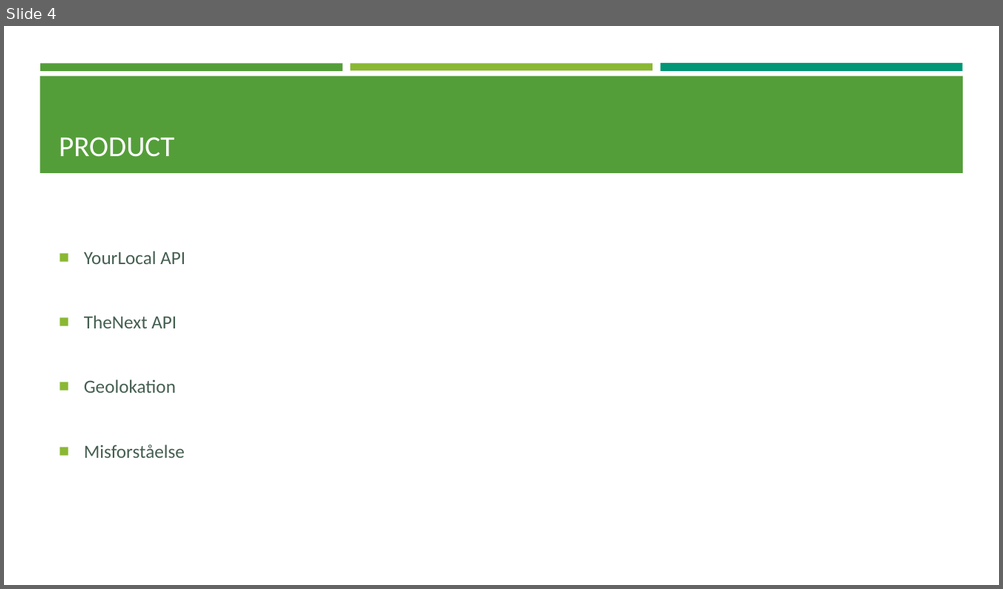
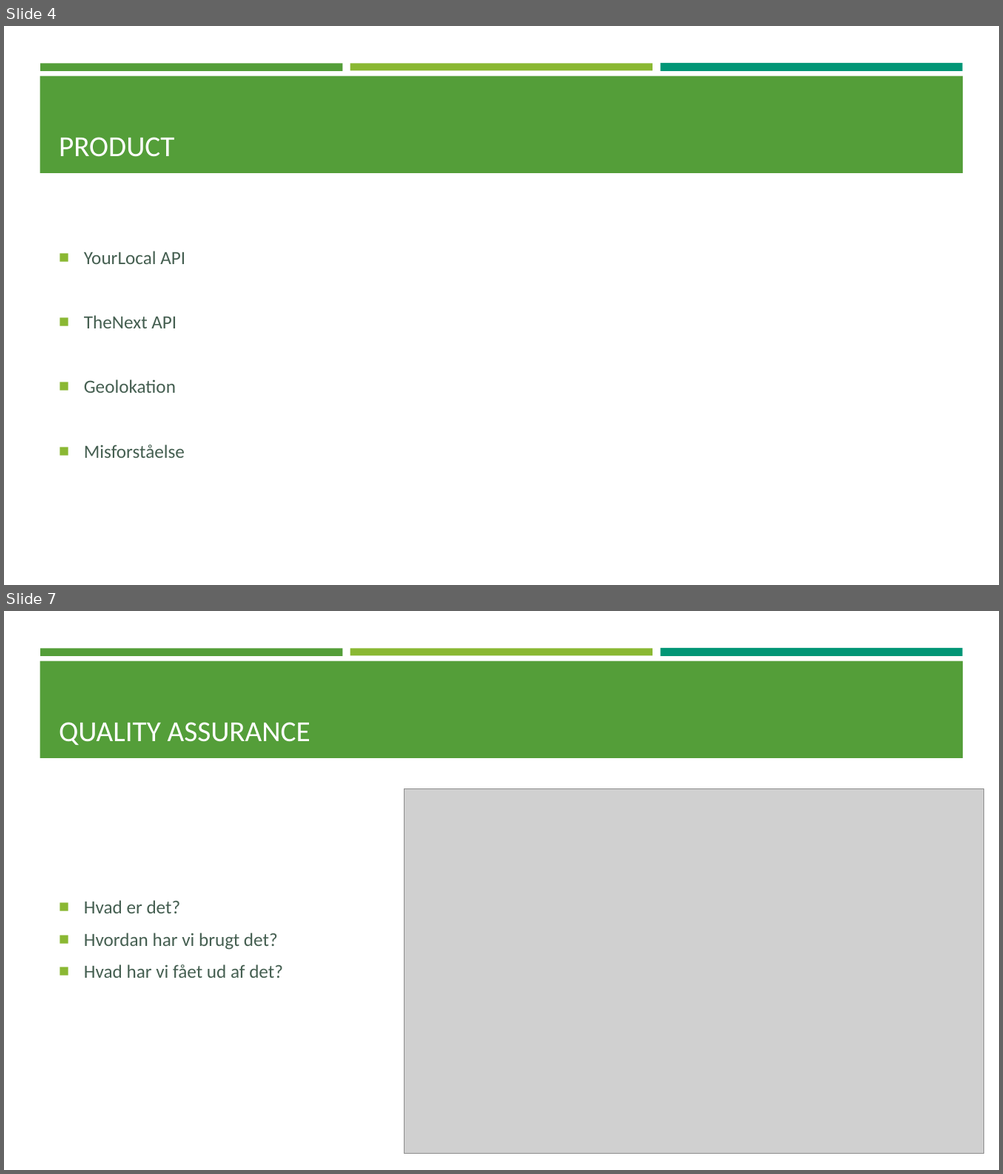
Before and after one commit to C-Strunge/3.SemesterSWD-Eksamen.Final, a slide deck: The Next præsentation.pptx. Shown one above the other, each under a label of ours: slide 4 before the commit, slides 4 and 7 after it; the slides between them are not shown. The pictures are 1003x589 and 1003x1174 pixels, drawn with LibreOffice and Linux fonts; fonts in the diff are those of the drawing; grey boxes stand for pictures. Boxes give left, top, right and bottom in pixels: in the first picture for what was removed or moved away, otherwise in the second. Text is boxed around its words. In the diff, an @@ line names an element or a change of style, - is before the commit and + after.

```diff
--- a/The Next præsentation.pptx
+++ b/The Next præsentation.pptx
@@ slide 7 added at [4,611,999,1170], background #FFFFFF; not listed: 4 template elements that a slide beside it also shows @@
@@ title added at [59,722,310,745], 28 pt, text #FFFFFF @@
+QUALITY ASSURANCE
@@ picture added at [404,789,984,1154] @@
@@ text added at [84,900,283,978], 18 pt, text #455F51 @@
+■ Hvad er det?
+■ Hvordan har vi brugt det?
+■ Hvad har vi fået ud af det?
```
Also in this commit, not shown: 1 slide changed, 1 other slide added, 1 slide removed.
